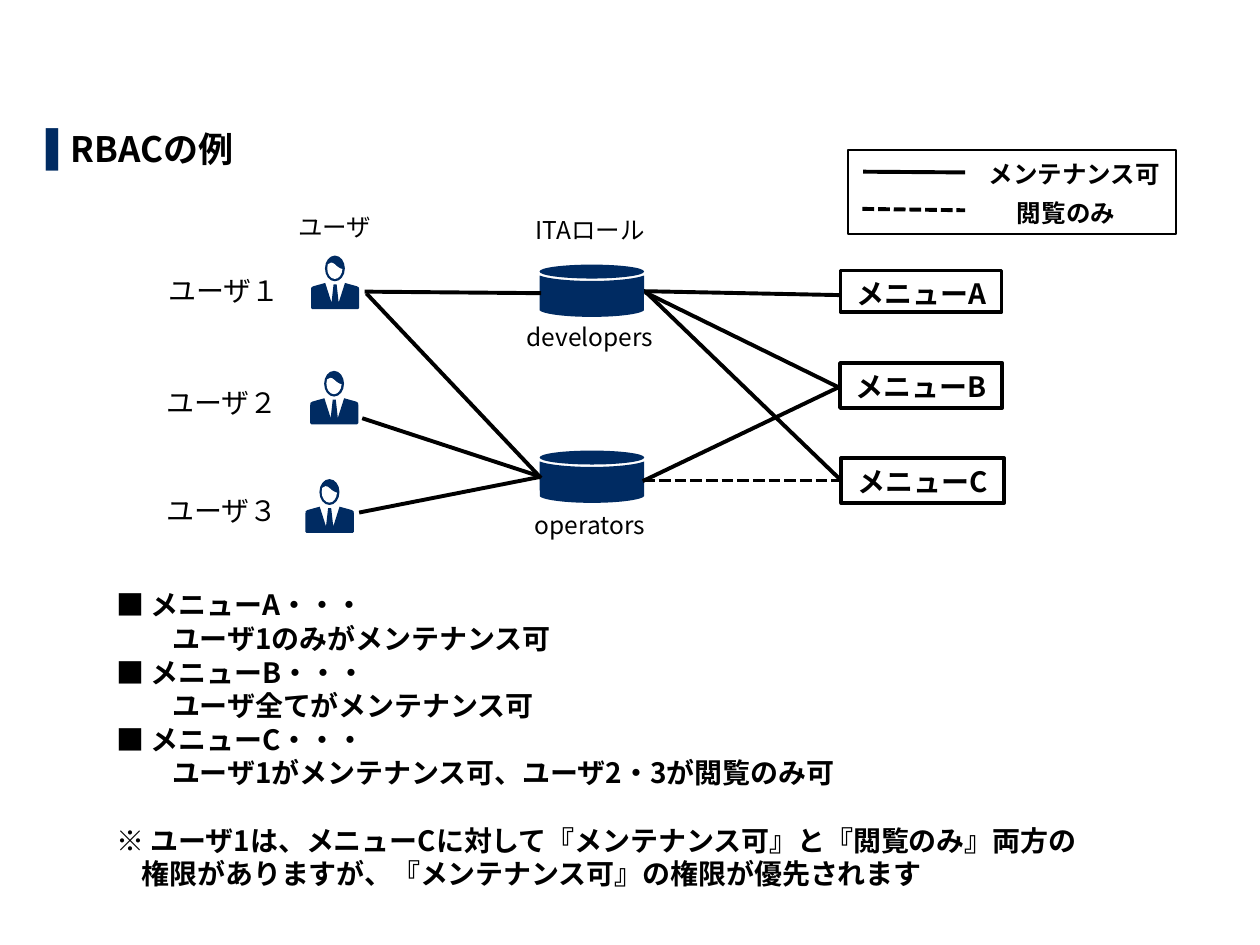
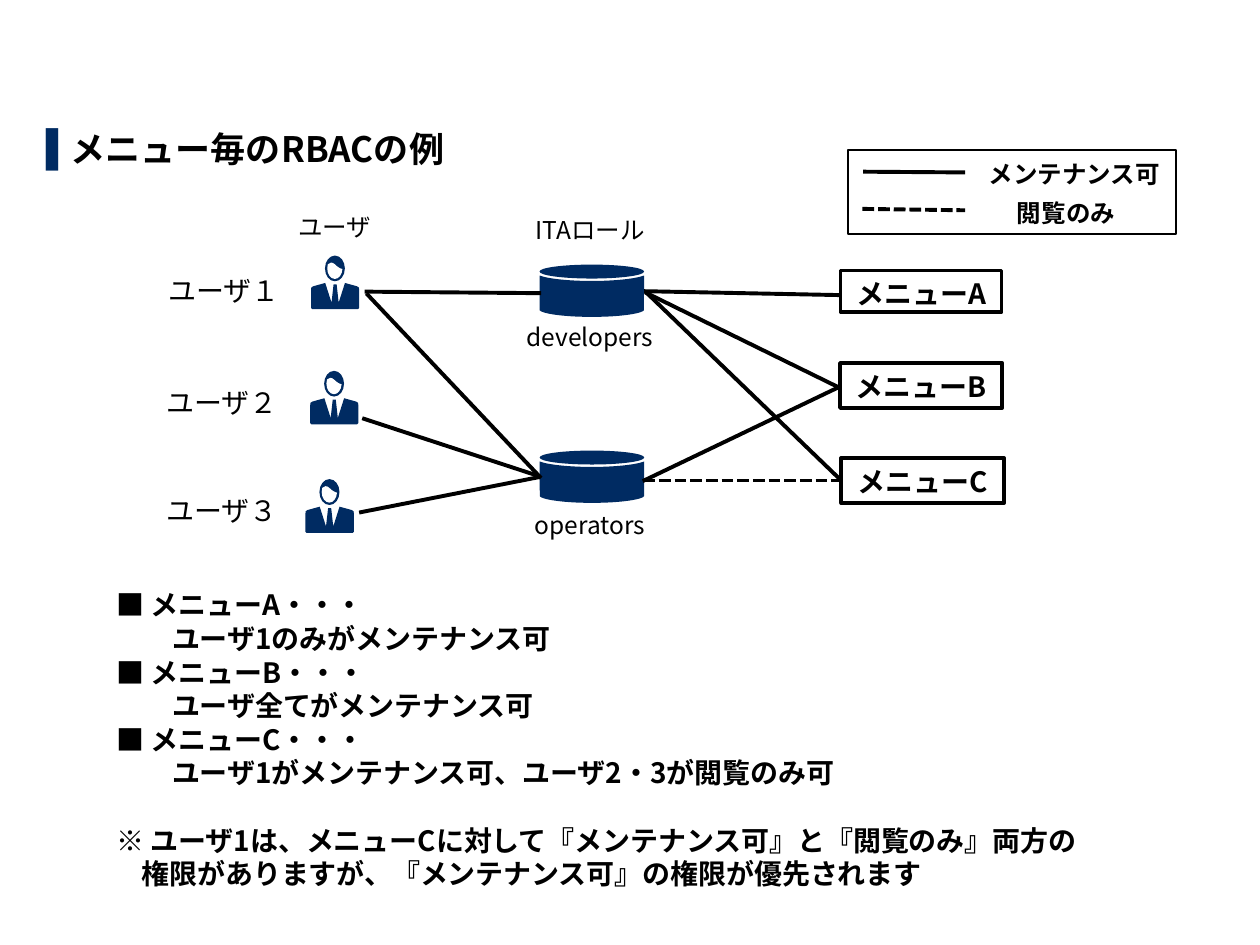
Before and after one commit to exastro-suite/it-automation-docs, a slide deck: slide 9 of asset/Learn_ja/ITA-base_classroom_lecture_ja.pptx (slide 11 before the commit). Drawn at 1260x945 pixels with LibreOffice and Linux fonts; fonts in the diff are those of the drawing; background and template pictures are left out. Boxes give left, top, right and bottom in pixels: in the first picture for what was removed or moved away, otherwise in the second. Text is boxed around its words. In the diff, an @@ line names an element or a change of style, - is before the commit and + after.

```diff
--- a/asset/Learn_ja/ITA-base_classroom_lecture_ja.pptx
+++ b/asset/Learn_ja/ITA-base_classroom_lecture_ja.pptx
@@ text at bbox=[71, 132, 444, 166]: text changed @@
-▌ RBACの例
+▌ メニュー毎のRBACの例
```
Also in this commit, not shown: 9 other slides changed, 4 slides added, 20 slides removed, 1 other file.
